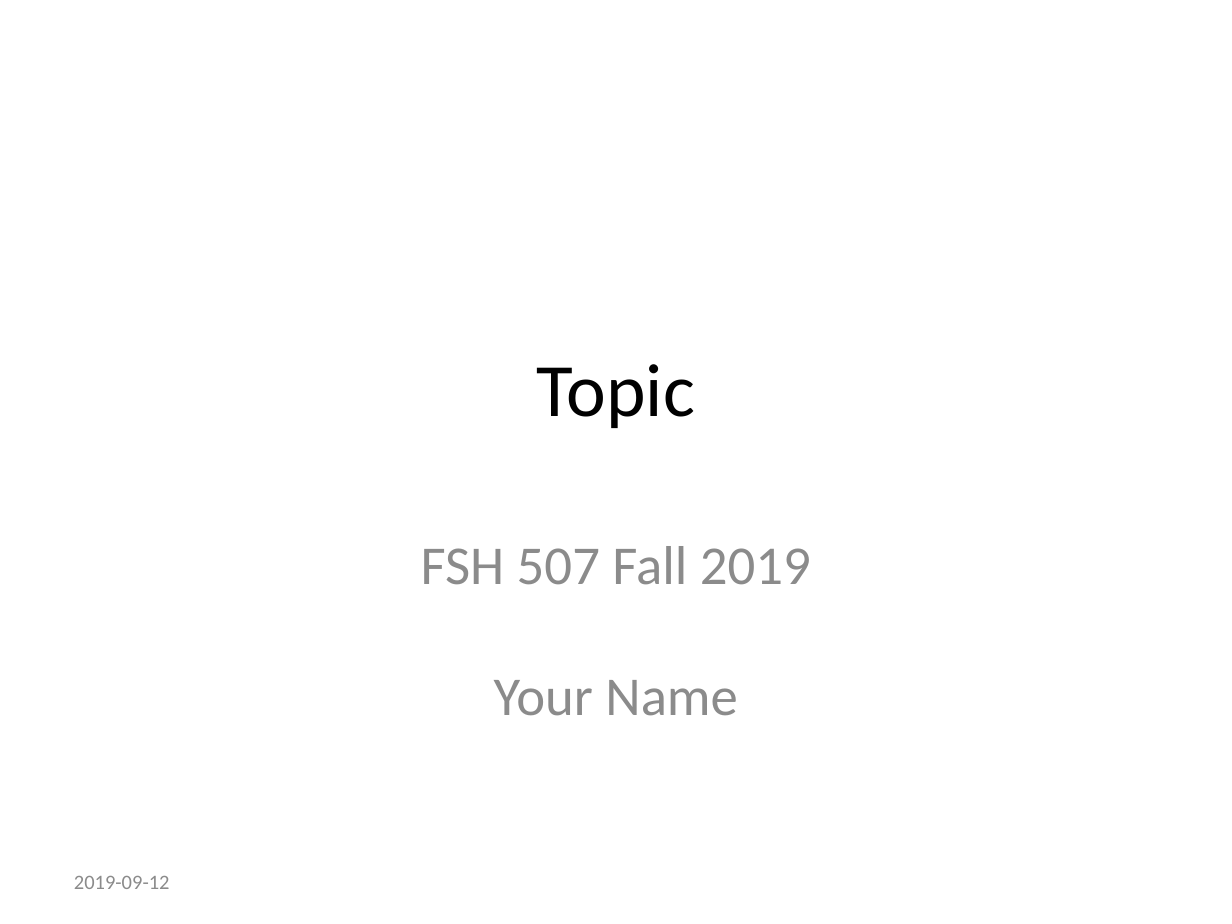
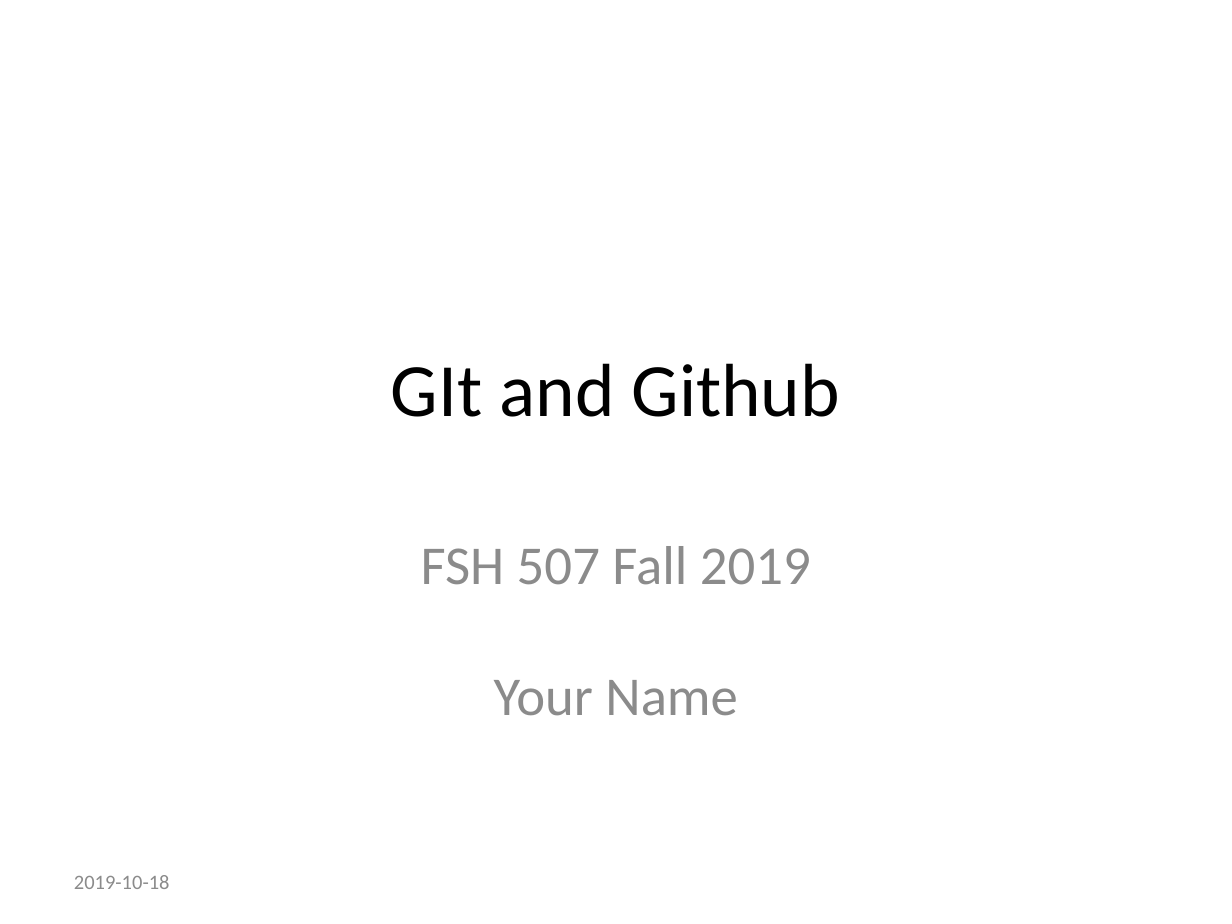
Before and after one commit to super-advanced-r-fall-2019/git-and-github, a slide deck: slide 1 of presentations/lecture-presentation-template.pptx. Drawn at 1232x924 pixels with LibreOffice and Linux fonts; fonts in the diff are those of the drawing. Boxes give left, top, right and bottom in pixels: in the first picture for what was removed or moved away, otherwise in the second. Text is boxed around its words. In the diff, an @@ line names an element or a change of style, - is before the commit and + after.

```diff
--- a/presentations/lecture-presentation-template.pptx
+++ b/presentations/lecture-presentation-template.pptx
@@ title at [391, 363, 840, 417]: text changed @@
-Topic
+GIt and Github
@@ text at [74, 875, 170, 889]: text changed @@
-2019-09-12
+2019-10-18
```
Also in this commit, not shown: 2 other slides changed, 3 slides added, 4 slides removed, 4 other files.
